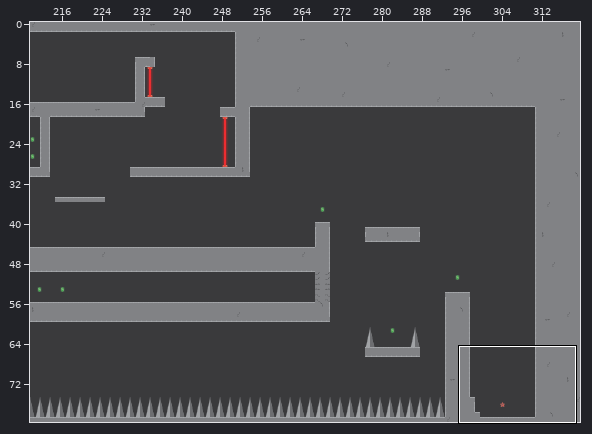
Two states of a Tiled map (JSON), assets/Tilemaps/Map2.json. The picture above shows the old version from afar; the outline marks the close-up.
Close-up. Old version:
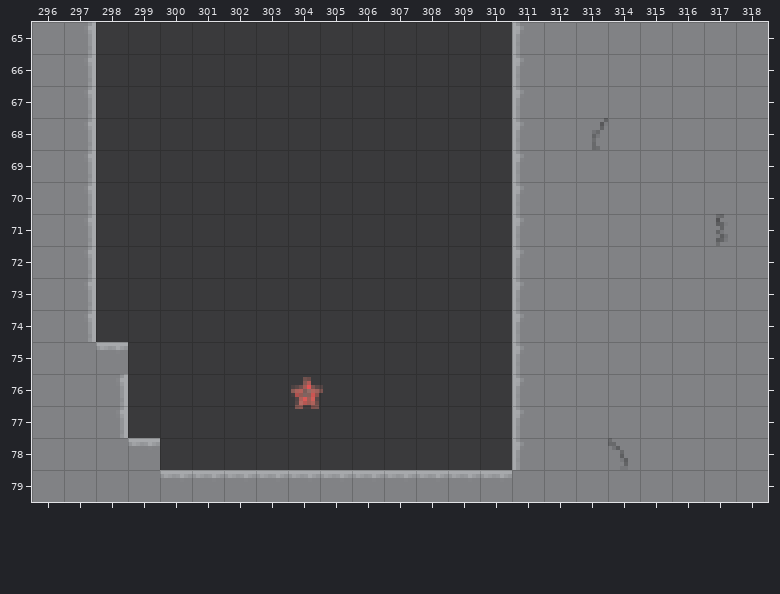
Cells are 8x8 px. Shown: x 296..318, y 65..79.
The result:
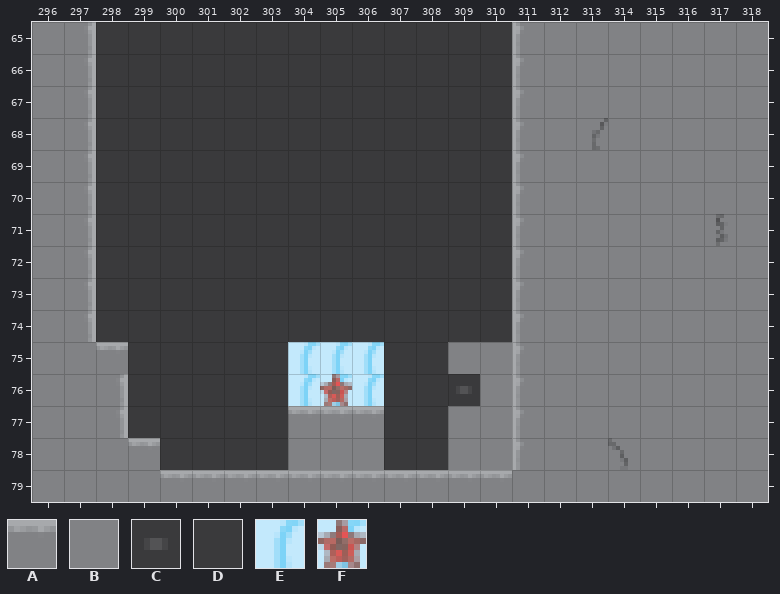
Key: from "tileset1": A 0, B 3, C 18, D 19, E 20, F 38.
_ is an empty cell.
Objects are placed by their top-left corner, in cells (3,4 is the top-left corner of cell 3,4); size is 1x1 cell unless given.
See-through tiles are keyed as they look on the map.
Change:
Layer "BG":
Tile D gives way to one hidden under a higher layer in row 76 at x 309.
The edit turns tile D into tile A in row 77 at x 304 to 306.
The edit turns tile D into tile B in row 75 at x 309 to 310; in row 76 at x 310; in row 77 at x 309 to 310; in row 78 at x 304 to 306 and 309 to 310.
The edit turns tile D into tile E in row 75 at x 304 to 305; in row 76 at x 304 to 306.
The edit erases tile D in row 75 at x 306.
Layer "Transition":
There is now tile F in row 76 at x 305.
Layer "Secret" (removed):
Object F "Exit" at 304.1,76.1 is removed.
Layer "Hidden wall1":
There is now tile C in row 76 at x 309.
There is now tile E in row 75 at x 306.
Pixel boxes of the changes (left, top, right, bottom) in both close-ups:
changed: (288, 342, 384, 470)
changed: (448, 342, 512, 470)
